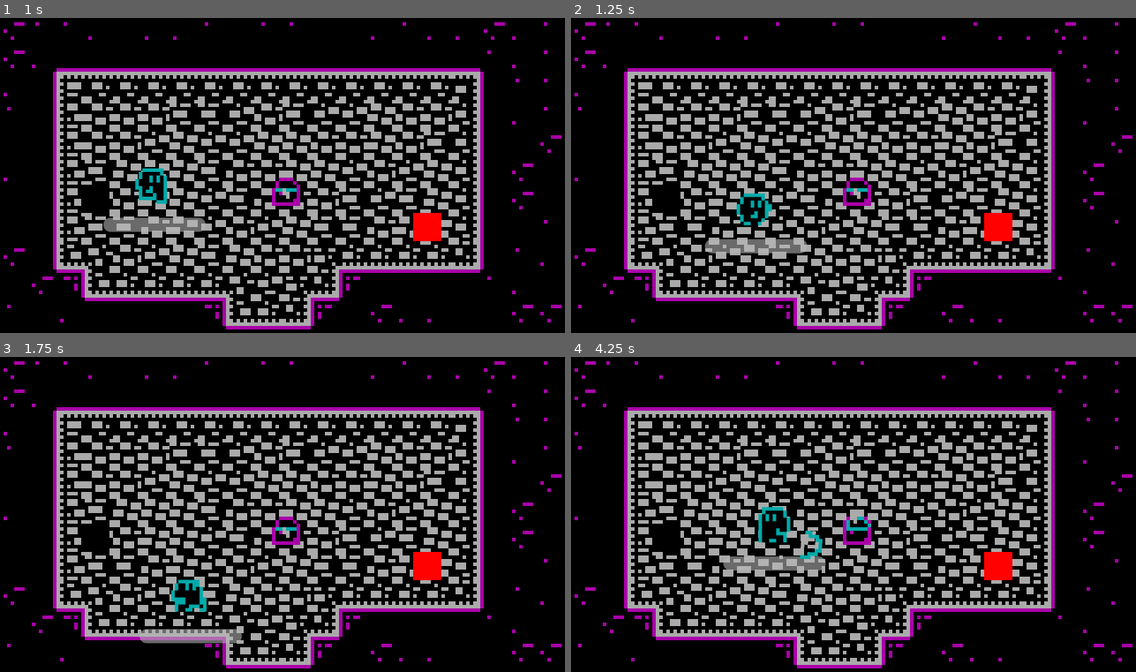
Above: before the commit, frames 1-4 (two rows, left to right).
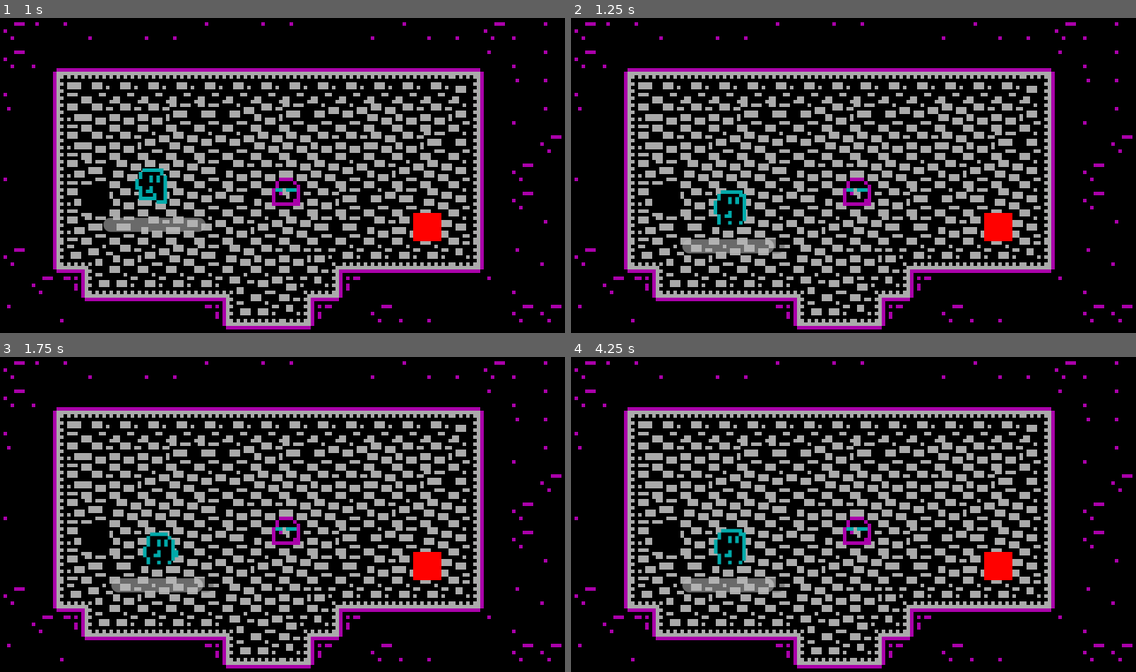
Above: after the commit, the same moments.

Repository: Renan-G-projec/DungeonWarrior
Game: Godot game, scene res://scenes/main.tscn
Two runs of this game, one before a commit and one after it. Both use one fixed random seed, a clock stepped at 60 frames per second and the inputs below. The engine's default icon, where the game draws it, is replaced by a stand-in: a white triangle on a blue panel in a dark square.
Inputs (mouse positions are in pixels of both pictures, inside the frame that each line leads up to):
- Up to frame 1 (1 s): tap Enter at 0.5 s; move the mouse to (406, 159) at 0.52 s; hold D (walk_right) from 0.53 s (still down); tap E (Interact) at 0.6 s; click (406, 159) at 0.67 s
- Up to frame 2 (1.25 s): keep holding D (walk_right)
- Up to frame 3 (1.75 s): move the mouse to (169, 530) at 1.27 s; release D (walk_right) at 1.28 s; hold S (walk_down) from 1.28 s (still down); click (169, 530) at 1.35 s
- Up to frame 4 (4.25 s): move the mouse to (910, 442) at 2.02 s; release S (walk_down) at 2.03 s; hold D (walk_right) 2.03-2.78 s; tap Shift (dash) at 2.1 s; move the mouse to (825, 577) at 2.77 s; hold W (walk_up) 2.78-3.53 s; tap Alt at 2.85 s; click (825, 577) at 2.92 s; move the mouse to (1023, 561) at 3.52 s; hold A (walk_left) from 3.53 s (still down); tap E (Interact) at 3.6 s

Frame 1 is identical in both runs. In frame 2, 1.0% of the frame differs, in the area x 19-42%, y 54-75%; in frame 3, 1.7%; in frame 4, 2.1%, in the area x 19-54%, y 47-75%.

Commit message:
Added a stun attack to the boss

Diff:
--- a/features/components/pull.gd
+++ b/features/components/pull.gd
@@ -1,18 +1,22 @@
 class_name Pull
 extends Node
 
+signal arrived
+
 @export var pull_resistance: float = 1.0
+@export var arrive_margin: float = 20.0
 
 var pull_velocity: Vector2 = Vector2.ZERO
 var timer: float = 0.0
 var target: Node2D = null
 var force: float = 0.0
 var stop_distance: float = 24.0
+var active: bool = false
 
 @onready var character: CharacterBody2D = get_parent() as CharacterBody2D
 
 func is_active() -> bool:
-	return timer > 0.0
+	return active
 
 func apply_pull(pull_to: Node2D, pull_force: float = 200.0, duration: float = 0.6, stop_dist: float = 24.0) -> void:
 	if not character or pull_to == null:
@@ -21,21 +25,37 @@
 	force = pull_force / maxf(pull_resistance, 0.01)
 	stop_distance = stop_dist
 	timer = duration
+	active = true
 
 func cancel() -> void:
 	timer = 0.0
 	target = null
 	pull_velocity = Vector2.ZERO
+	active = false
+
+func _finish(reached:bool) -> void:
+	cancel()
+	if reached:
+		arrived.emit()
+
 
 func _physics_process(delta: float) -> void:
-	if timer <= 0.0 or target == null or not is_instance_valid(target):
-		cancel()
+	if not active:
 		return
 
-	var to_target := target.global_position - character.global_position
-	if to_target.length() <= stop_distance:
-		cancel()
+	if target == null or not is_instance_valid(target):
+		_finish(false)
 		return
 
-	pull_velocity = to_target.normalized() * force
+	var distance := character.global_position.distance_to(target.global_position)
+
+	if distance <= stop_distance:
+		_finish(true)
+		return
+
+	if timer <= 0.0:
+		_finish(distance <= stop_distance + arrive_margin)
+		return
+
+	pull_velocity = (target.global_position - character.global_position).normalized() * force
 	timer -= delta
--- /dev/null
+++ b/features/components/stun_component.gd
@@ -0,0 +1,26 @@
+class_name StunComponent
+extends Node
+
+signal stunned
+signal recovered
+
+var time_left: float = 0.0
+
+func is_stunned() -> bool:
+	return time_left > 0.0
+
+func stun(duration: float) -> void:
+	print("Stun: stuned for: ", duration)
+	var was_stunned := is_stunned()
+	time_left = maxf(time_left, duration)
+	if not was_stunned:
+		stunned.emit()
+
+
+func _physics_process(delta: float) -> void:
+	if time_left <= 0.0:
+		return
+	time_left = time_left - delta
+	if time_left <= 0.0:
+		time_left = 0.0
+		recovered.emit()
--- a/features/enemies/boss/pull_attack.gd
+++ b/features/enemies/boss/pull_attack.gd
@@ -1,6 +1,8 @@
 class_name PullAttack
 extends Node
 
+@export var pull_damage: float = 10.0
+@export var stun_duration: float = 5.0
 @export var cooldown: float = 6.0
 @export var windup: float = 0.8
 @export var min_range: float = 80.0
@@ -39,11 +41,28 @@
 		follow.stop_for(windup + 0.3)
 
 	await get_tree().create_timer(windup).timeout
+	if is_instance_valid(player):
+		var pull := player.get_node_or_null("Pull") as Pull if is_instance_valid(player) else null
+		print("PullAttack: pull node = ", pull)
+		if pull:
+			if not pull.arrived.is_connected(_on_pull_arrived):
+				pull.arrived.connect(_on_pull_arrived, CONNECT_ONE_SHOT)
 
-	var pull := player.get_node_or_null("Pull") as Pull if is_instance_valid(player) else null
-	print("PullAttack: pull node = ", pull)
-	if pull:
-		pull.apply_pull(body, pull_force, pull_duration, stop_distance)
+			pull.apply_pull(body, pull_force, pull_duration, stop_distance)
 
 	cooldown_left = cooldown
 	busy = false
+
+func _on_pull_arrived() -> void:
+	if not is_instance_valid(player):
+		return
+
+	var stun := player.get_node_or_null("StunComponent") as StunComponent
+	if stun:
+		stun.stun(stun_duration)
+	else:
+		push_warning("PullAttack: player has no StunComponent")
+
+	var health := player.get_node_or_null("HealthComponent") as HealthComponent
+	if health:
+		health.take_damage(pull_damage, body)
--- a/features/player/player.gd
+++ b/features/player/player.gd
@@ -7,6 +7,7 @@
 @onready var dash_component: DashComponent = %DashComponent
 @onready var feel_component: FeelComponent = $FeelComponent
 @onready var pull: Pull = $Pull
+@onready var stun_component: StunComponent = $StunComponent
 
 @export var weapon: WeaponBase
 
@@ -24,6 +25,10 @@
 	_input_direction.x = Input.get_axis("walk_left", "walk_right")
 	_input_direction.y = Input.get_axis("walk_up", "walk_down")
 
+	if stun_component.is_stunned():
+		_input_direction = Vector2.ZERO
+		return
+
 	if Input.is_action_just_pressed("attack") and weapon:
 		weapon.attack()
 
@@ -33,7 +38,9 @@
 
 
 func _update_velocity() -> void:
-	if pull.is_active():
+	if stun_component.is_stunned():
+		velocity = Vector2.ZERO
+	elif pull.is_active():
 		velocity = pull.pull_velocity
 	elif knockback.is_active():
 		print("4. player knocked back, velocity=", velocity)
--- a/features/player/player.tscn
+++ b/features/player/player.tscn
@@ -8,6 +8,7 @@
 [ext_resource type="PackedScene" uid="uid://c5b6ojyuw0kgk" path="res://features/components/feel_component.tscn" id="6_kt1oa"]
 [ext_resource type="Script" uid="uid://cwiu5p468npnt" path="res://features/components/knockback.gd" id="6_y2cyt"]
 [ext_resource type="Script" uid="uid://c11kjlpyai1ha" path="res://features/components/pull.gd" id="8_kt1oa"]
+[ext_resource type="Script" uid="uid://danny3cwknvce" path="res://features/components/stun_component.gd" id="9_k34i2"]
 
 [sub_resource type="AtlasTexture" id="AtlasTexture_k34i2"]
 atlas = ExtResource("2_kt1oa")
@@ -160,4 +161,8 @@
 
 [node name="Pull" type="Node" parent="." unique_id=1180060364]
 script = ExtResource("8_kt1oa")
+
+[node name="StunComponent" type="Node" parent="." unique_id=1315810615]
+script = ExtResource("9_k34i2")
+
 [connection signal="took_damage" from="HealthComponent" to="." method="_on_health_component_took_damage"]
Not shown, added: features/components/stun_component.gd.uid
Not shown, changed: features/weapons/bullets/arrow/Arrow.png.import
